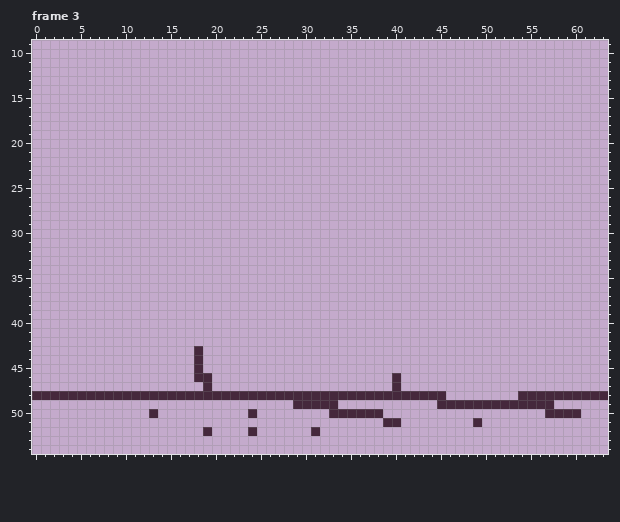
Pixel-art file -- assets/field.aseprite. That is the earlier state.
64x64 pixels, 12 frames. Colours within 5 levels of each other are drawn and written as one. Shown: frame 3: x 0..63, y 9..54. The commit also changed other frames, which this record leaves out.
The result:
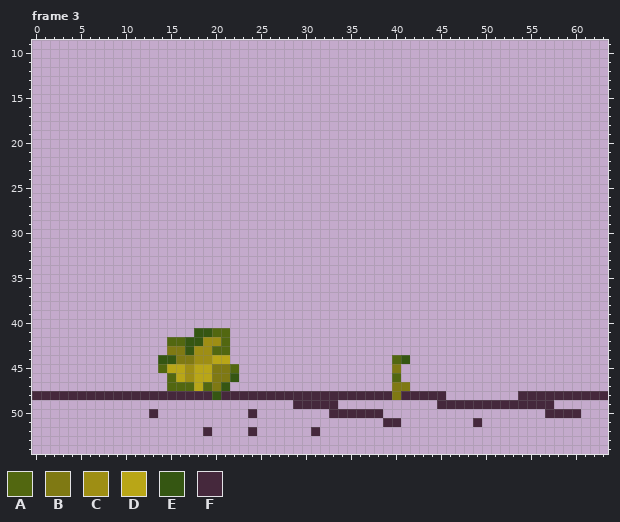
Palette (. is transparent): A #526710  B #7f7913  C #9e8e14  D #b9a617  E #355612  F #45283c
Changes in this commit:
layer "Layer 2" added
--- frame 3, layer "Layer 2"
@@ x 12..43 @@
 40 ................................
-41 ................................
-42 ................................
-43 ......F.........................
-44 ......F.........................
-45 ......F.........................
-46 ......FF....................F...
-47 .......F....................F...
-48 FFFFFFFFFFFFFFFFFFFFFFFFFFFFFFFF
+41 ......EEAA......................
+42 ...AAEECCA......................
+43 ...BBECCAA......................
+44 ..EEBBCCDD..................AE..
+45 ..ADDCDDBBA.................B...
+46 ...ADCDDBBE.................A...
+47 ...AAADABE..................BB..
+48 FFFFFFFFEFFFFFFFFFFFFFFFFFFFBFFF
 49 .................FFFFF..........
